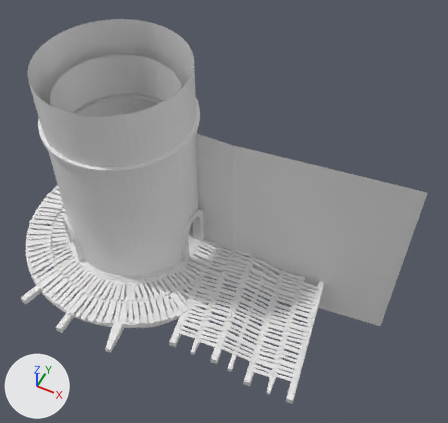
One commit to the FBX model M6BO-Project/Assets/Art/Models/Lose basis ver 2.fbx: the scene before it, then after it.
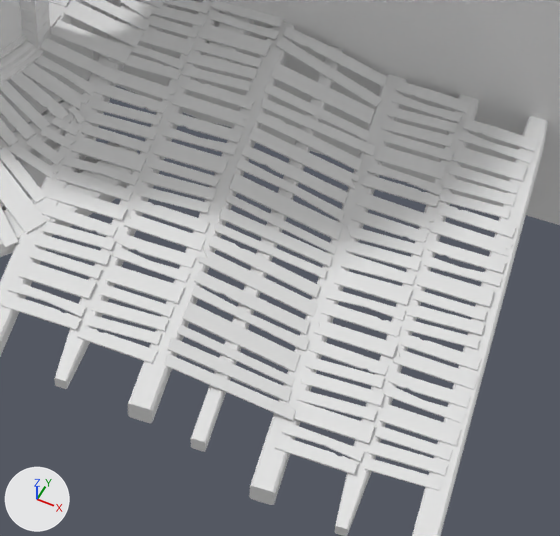
Each version appears first whole from a 50 mm lens placed at (70.3, -118.4, 189.9), pointed at (9.4, 3.5, 37.6), and next in a close-up on the part from 39% to 73% of the width and 59% to 93% of the height. Lighting does not change. The marker at lower left points along +X, +Y and +Z. Where no turn or scale is listed for an object, it has been applied to the vertices. Vertices at the same position are counted once.

Script lines for the objects in view, before the commit:
```python
me_cube_060 = bpy.data.meshes.new('Cube.060')
me_cube_060.from_pydata(...)  # 284 vertices, 238 faces; spans x -5.9..6.5, y -19.7..19.6, z -0.2..0.4
me_cube_060.materials.append(mat_material_069)  # white #e7e7e7
me_cube_207 = bpy.data.meshes.new('Cube.207')
me_cube_207.from_pydata(...)  # 264 vertices, 220 faces; spans x -5.8..6.3, y -19.7..18.2, z -0.2..0.4
me_cube_207.materials.append(mat_material_212)  # white #e7e7e7
me_cube_235 = bpy.data.meshes.new('Cube.235')
me_cube_235.from_pydata(...)  # 252 vertices, 210 faces; spans x -7.8..9.5, y -19.5..19.3, z -2.2..1.7
me_cube_235.materials.append(mat_material_250)  # white #e7e7e7
me_cube_253 = bpy.data.meshes.new('Cube.253')
me_cube_253.from_pydata(...)  # 296 vertices, 248 faces; spans x -6.6..5.9, y -20.5..20.3, z -0.2..0.3
me_cube_253.materials.append(mat_material_252)  # white #e7e7e7
me_плоскость_004 = bpy.data.meshes.new('Плоскость.004')
me_плоскость_004.from_pydata(...)  # 324 vertices, 234 faces; spans x -1.8..1.7, y -6.7..6.7, z -10.9..8.7
ob_cube_002 = bpy.data.objects.new('Cube.002', me_cube_253)
ob_cube_002.location = (37.29, -11.31, 11.38)
ob_cube_044 = bpy.data.objects.new('Cube.044', me_cube_060)
ob_cube_044.location = (17.61, -11.82, 14.69)
ob_cube_207 = bpy.data.objects.new('Cube.207', me_cube_207)
ob_cube_207.location = (43.8, -10.4, 11.29)
ob_cube_235 = bpy.data.objects.new('Cube.235', me_cube_235)
ob_cube_235.location = (27.0, -11.06, 13.25)
ob_плоскость_001 = bpy.data.objects.new('Плоскость.001', me_плоскость_004)
ob_плоскость_001.location = (-1.75, 0.08, 25.7)
# also in view: 'Cube.022' at (11.0, -12.8, 14.8); 'Cube.012' at (0.4, 0.2, 15.4); 'Куб.005' at (7.0, -10.9, 13.5); 'Куб.001' at (26.9, -10.3, 12.1); 'Цилиндр' at (-24.3, 0.1, 35.2)
```
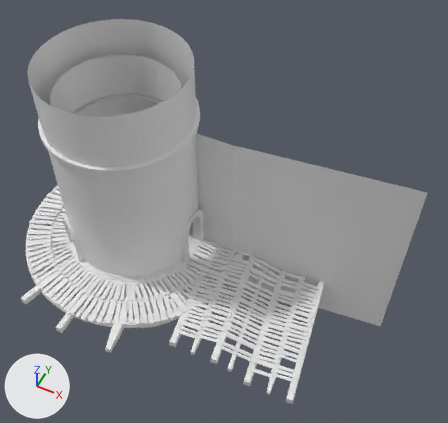
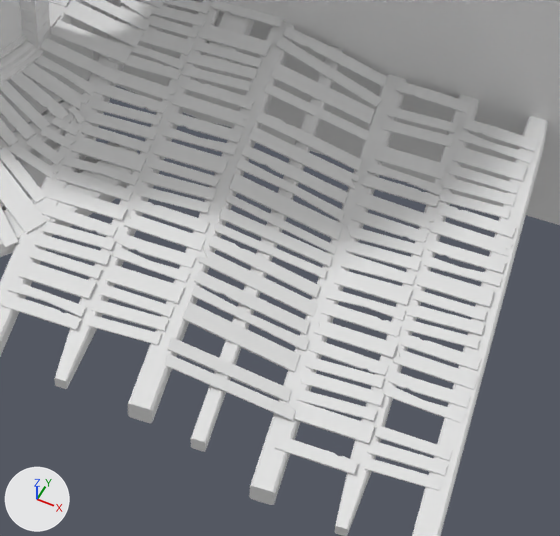
Pixel boxes (x1, y1, x2, y2) of what changed, in the close-ups (560 x 536 px):
'Cube.044', reshaped: before (77, 0, 284, 364); after (86, 0, 284, 345)
part 1 of me_cube_060, deleted: before (77, 326, 158, 364)
part 2 of me_cube_060, deleted: before (207, 10, 279, 40)
part 3 of me_cube_235, deleted: before (261, 97, 375, 156)
part 4 of me_cube_235, deleted: before (177, 324, 294, 387)
part 5 of me_cube_253, deleted: before (282, 422, 364, 462)
part 6 of me_cube_253, deleted: before (384, 132, 454, 162)
part 7 of me_cube_253, deleted: before (392, 93, 462, 123)
part 8 of me_cube_207, deleted: before (380, 404, 461, 447)

The change, as a diff of the scene's bpy script:
```diff
--- a/M6BO-Project/Assets/Art/Models/Lose basis ver 2.fbx.py
+++ b/M6BO-Project/Assets/Art/Models/Lose basis ver 2.fbx.py
@@ me_cube_235 @@
 me_cube_235.from_pydata(...)  # 252 vertices, 210 faces; spans x -7.8..9.5, y -19.5..19.3, z -2.2..1.7
 # used by ob_cube_235; location = (27.0, -11.06, 13.25)
+# me_cube_235 part 3: the loose piece of 8 vertices spanning x -6.3..4.9, y 8.6..11.5, z -2.0..1.5 is deleted
+# me_cube_235 part 4: the loose piece of 8 vertices spanning x -2.5..8.1, y -16.2..-13.9, z -2.0..1.4 is deleted
 me_cube_235.materials.append(mat_material_250)
@@ me_cube_207 @@
 me_cube_207.from_pydata(...)  # 264 vertices, 220 faces; spans x -5.8..6.3, y -19.7..18.2, z -0.2..0.4
 # used by ob_cube_207; location = (43.8, -10.4, 11.29)
+# me_cube_207 part 8: the loose piece of 8 vertices spanning x -0.8..6.0, y -15.1..-12.6, z -0.1..0.1 is deleted
 me_cube_207.materials.append(mat_material_212)
@@ me_cube_253 @@
 # used by ob_cube_002; location = (37.29, -11.31, 11.38)
-me_cube_253.from_pydata(...)  # 296 vertices, 248 faces; spans x -6.6..5.9, y -20.5..20.3, z -0.2..0.3
+me_cube_253.from_pydata(...)  # 266 vertices, 222 faces; spans x -6.6..5.9, y -20.5..20.3, z -0.2..0.3
+# me_cube_253 part 5: the loose piece of 12 vertices spanning x -1.2..5.9, y -18.9..-17.3, z -0.1..0.1 is deleted
+# me_cube_253 part 6: the loose piece of 8 vertices spanning x -5.3..1.3, y 12.5..14.3, z 0.0..0.2 is deleted
+# me_cube_253 part 7
+# 10 vertices are removed from x -6.4..0.3, y 17.2..18.8, z -0.2..0.0
+# 10 faces are deleted
 me_cube_253.materials.append(mat_material_252)
@@ me_cube_060 @@
 me_cube_060.from_pydata(...)  # 284 vertices, 238 faces; spans x -5.9..6.5, y -19.7..19.6, z -0.2..0.4
 # used by ob_cube_044; location = (17.61, -11.82, 14.69)
+# me_cube_060 part 1: the loose piece of 20 vertices spanning x -0.5..6.5, y -19.7..-17.8, z -0.2..0.0 is deleted
+# me_cube_060 part 2: the loose piece of 12 vertices spanning x -5.7..1.4, y 16.5..18.1, z -0.1..0.1 is deleted
 me_cube_060.materials.append(mat_material_069)
```
